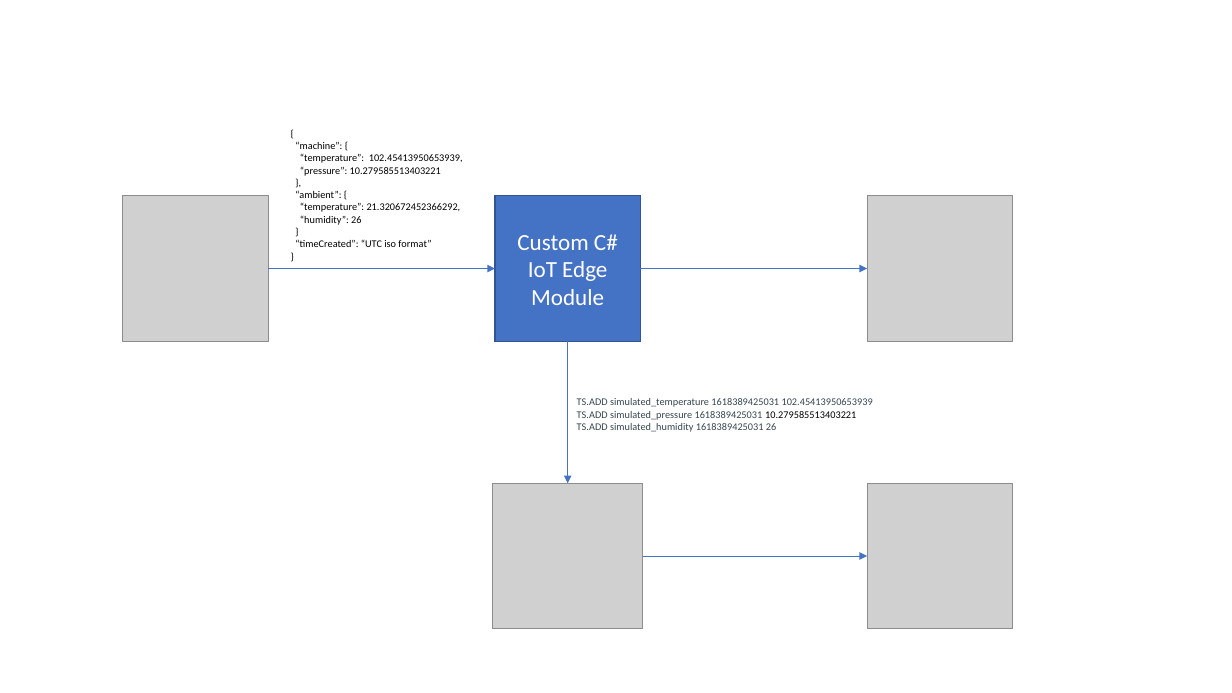
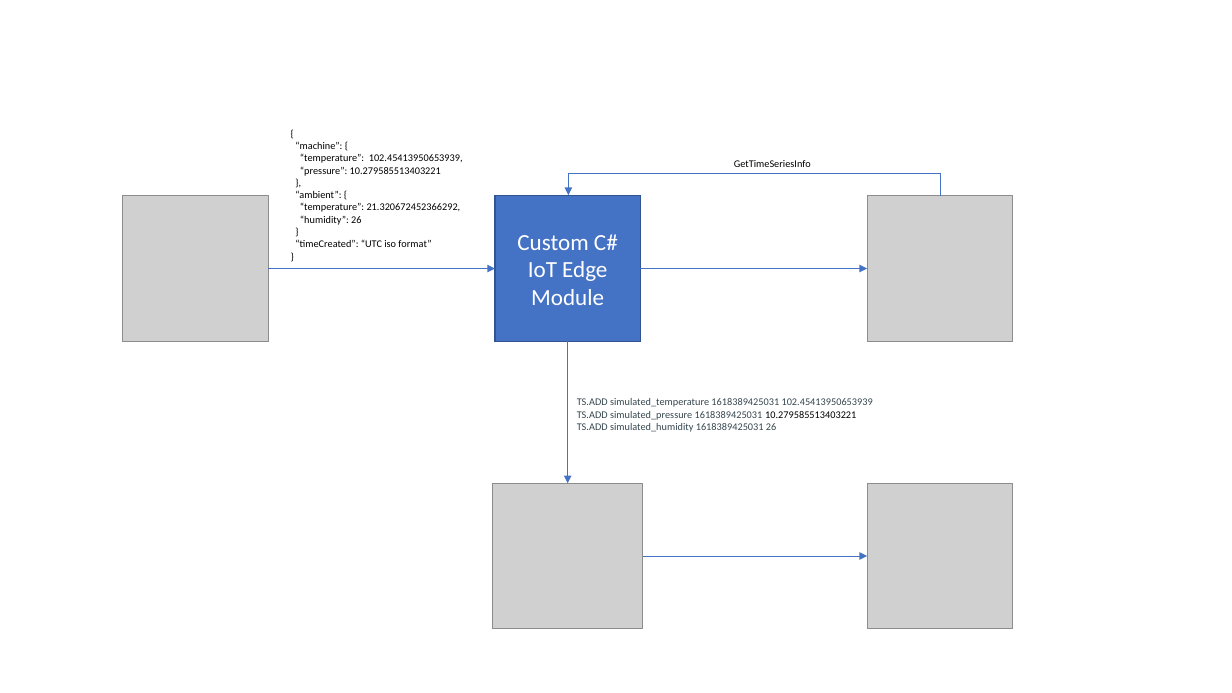
Before and after one commit to syedhassaanahmed/azure-iot-edge-redis-timeseries, a slide deck: slide 1 of images/dataflow.pptx. Drawn at 1232x693 pixels with LibreOffice and Linux fonts; fonts in the diff are those of the drawing; grey boxes stand for pictures. Boxes give left, top, right and bottom in pixels: in the first picture for what was removed or moved away, otherwise in the second. Text is boxed around its words. In the diff, an @@ line names an element or a change of style, - is before the commit and + after.

```diff
--- a/images/dataflow.pptx
+++ b/images/dataflow.pptx
@@ elbow arrow added from (941, 197) to (568, 195), #4472C4 0.5 pt @@
@@ text added at bbox=[734, 160, 811, 167], 8 pt, text #000000 @@
+GetTimeSeriesInfo
```
Also in this commit, not shown: 1 other file.
